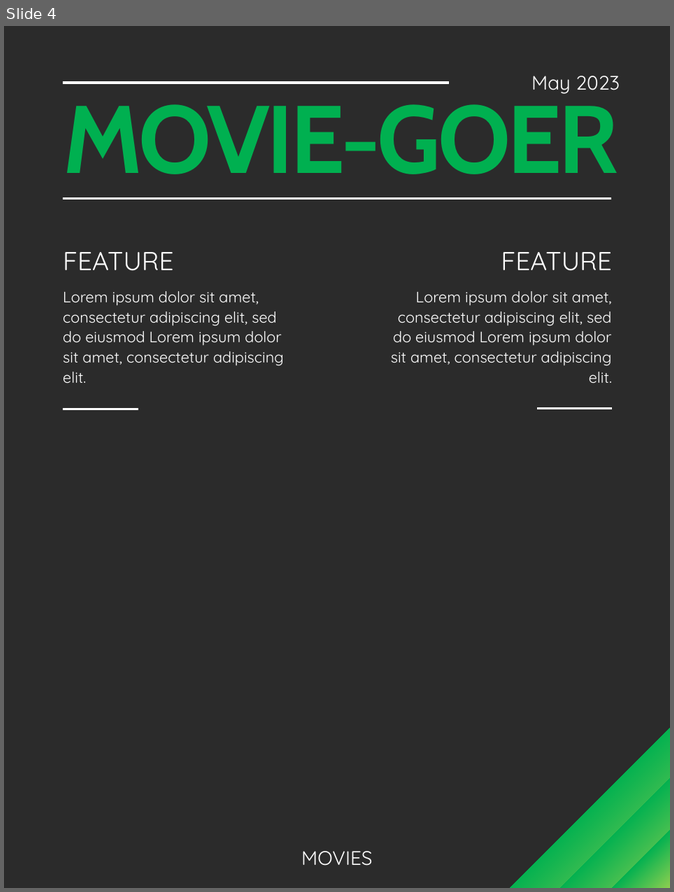
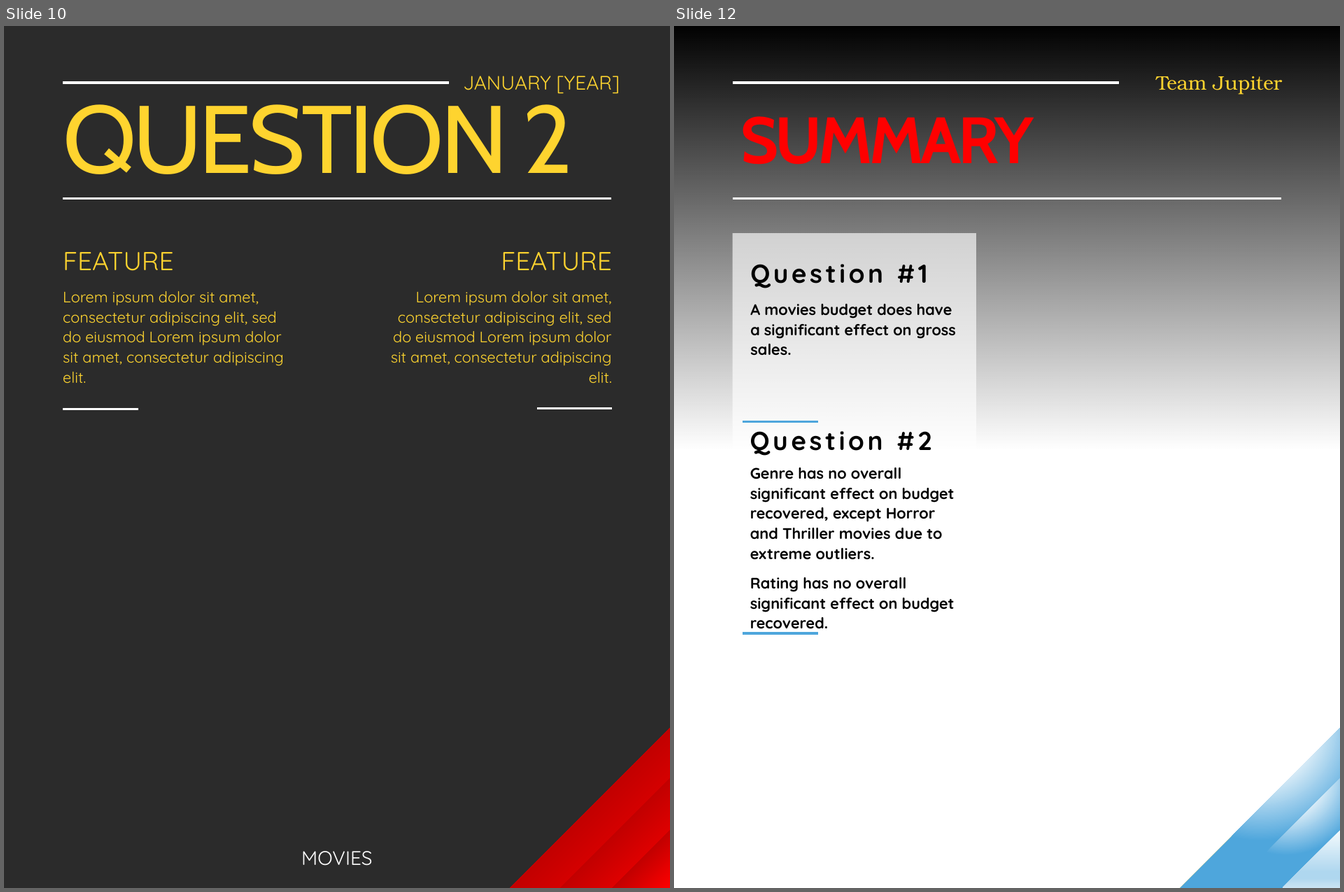
Before and after one commit to IanFranklin/Final_Project_Team_Jupiter, a slide deck: Media/Box Office Success.pptx. Shown side by side, each under a label of ours: slide 4 before the commit, slides 10 and 12 after it; the slides between them are not shown. The pictures are 674x892 and 1344x892 pixels, drawn with LibreOffice and Linux fonts; fonts in the diff are those of the drawing; background and template pictures are left out; a plain dark background stands for a picture behind light text. Boxes give left, top, right and bottom in pixels: in the first picture for what was removed or moved away, otherwise in the second. Text is boxed around its words. In the diff, an @@ line names an element or a change of style, - is before the commit and + after.

```diff
--- a/Media/Box Office Success.pptx
+++ b/Media/Box Office Success.pptx
@@ slide 12 added at <box>674,26,1340,888</box>, background picture (left out); not listed: 7 template elements that a slide beside it also shows @@
@@ rectangle added at <box>674,26,1340,451</box>, fill gradient #000000 @@
@@ text added at <box>1156,76,1282,95</box>, 18 pt, text #FED42F @@
+Team Jupiter
@@ title added at <box>740,116,1034,165</box>, 60 pt, text #FF0000, bold @@
+SUMMARY
@@ rectangle added at <box>733,233,976,664</box>, fill #FFFFFF at 65% opacity @@
@@ text added at <box>750,264,928,288</box>, 23.8 pt, text #000000, bold @@
+Question #1
@@ text added at <box>750,304,956,356</box>, 14 pt, text #000000, bold @@
+A movies budget does have a significant effect on gross sales.
@@ line added from (818, 422) to (743, 422), #4EA6DC 2.25 pt @@
@@ text added at <box>750,431,932,456</box>, 23.8 pt, text #000000, bold @@
+Question #2
@@ text added at <box>750,468,955,633</box>, 14 pt, text #000000, bold @@
+Genre has no overall significant effect on budget recovered, except Horror and Thriller movies due to extreme outliers.
+Rating has no overall significant effect on budget recovered.
@@ line added from (818, 634) to (743, 634), #4EA6DC 2.25 pt @@
@@ right triangle added at <box>1181,729,1340,888</box>, fill gradient #FFFFFF to #4EA6DC @@
@@ right triangle added at <box>1230,777,1340,888</box>, fill gradient #FFFFFF to #4EA6DC @@
@@ text added at <box>829,843,1184,876</box>, 18 pt, text #FFFFFF @@
+github.com/IanFranklin
@@ right triangle added at <box>1283,829,1340,888</box>, fill gradient #F6FBFD to #AFD7EF to #CAE4F4 @@
@@ what was slide 4 is now slide 10 @@
@@ slide 10 changed as well @@
@@ text at <box>463,76,621,94</box>: text changed; text colour #FFFFFF to #FED42F @@
-May 2023
+JANUARY [YEAR]
@@ title at <box>63,92,574,174</box>: text changed; text colour #00B050 to #FED42F; bold off @@
-MOVIE-GOER
+QUESTION 2
@@ text colour #FFFFFF to #FED42F in 4 elements at <box>63,291,284,383</box>, <box>391,291,612,383</box>, <box>63,252,174,271</box>, <box>501,252,612,271</box> @@
@@ fill gradient #92D050 to #00B050 to gradient #FF0000 to #C00000 in 3 elements at <box>511,729,670,888</box>, <box>560,777,670,888</box>, <box>613,829,670,888</box> @@
```
Also in this commit, not shown: 3 other slides changed, 9 other slides added, 4 slides removed, 10 other files.
